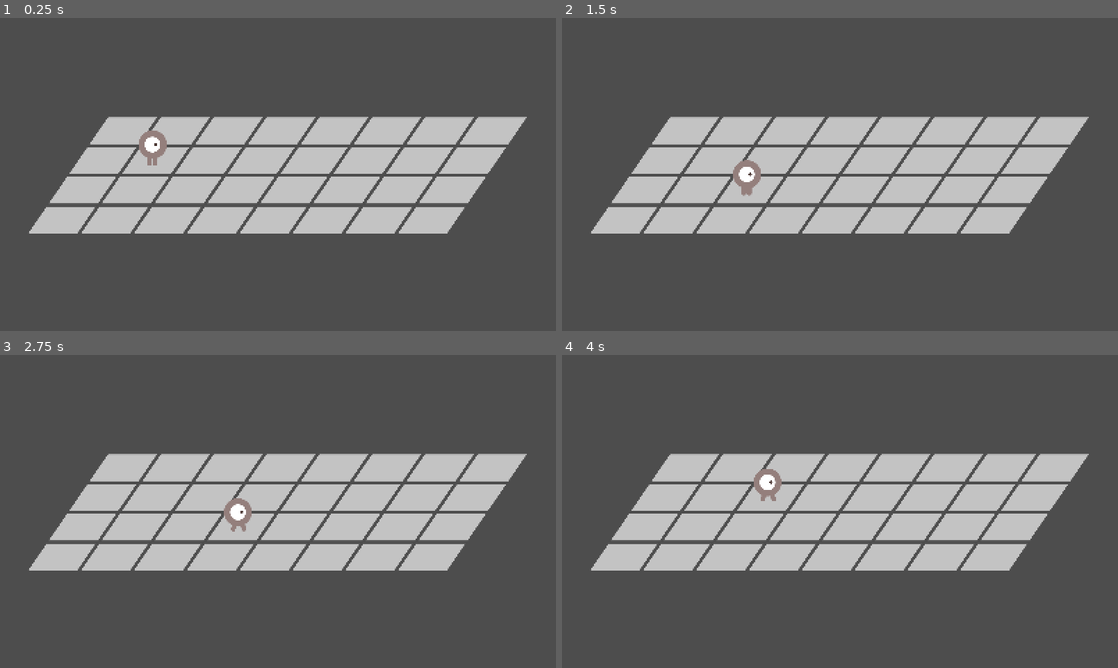
Above: before the commit, frames 1-4 (two rows, left to right).
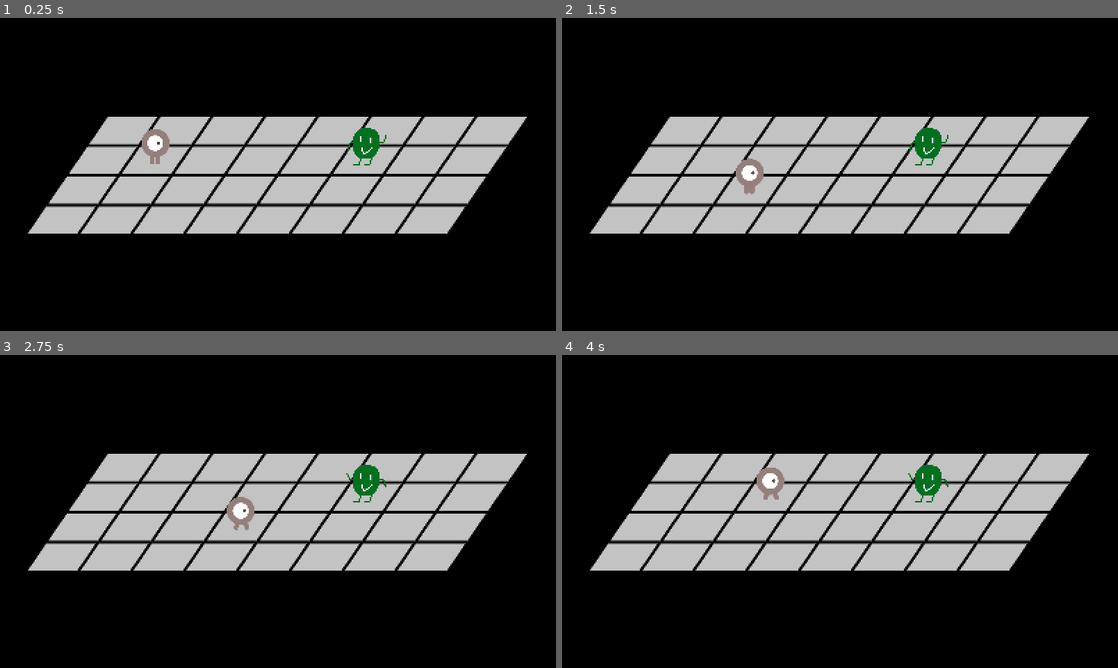
Above: after the commit, the same moments.

Repository: LanceFyre99/Graphics-Game-Project
Game: Godot game, scene res://Level/Level.tscn
Two runs of this game, one before a commit and one after it. Both use one fixed random seed, a clock stepped at 60 frames per second and the inputs below.
Inputs:
- Up to frame 1 (0.25 s): no input
- Up to frame 2 (1.5 s): tap Enter at 0.5 s; hold Right (move_right) 0.53-1.28 s; tap Space at 1.25 s; hold Down (move_down) from 1.28 s (still down)
- Up to frame 3 (2.75 s): tap Enter at 2 s; release Down (move_down) at 2.03 s; hold Right (move_right) from 2.03 s (still down)
- Up to frame 4 (4 s): tap Space at 2.75 s; release Right (move_right) at 2.78 s; hold Up (move_up) 2.78-3.53 s; tap Enter at 3.5 s; hold Left (move_left) from 3.53 s (still down)

The runs differ from the first frame. In frame 1, 76% of the frame differs, in the area x 0-100%, y 0-100%; in frame 2, 76%; in frame 3, 76%; in frame 4, 76%.

Commit message:
Basic enemy spawning + various assets

Diff:
--- a/Level/Level.tscn
+++ b/Level/Level.tscn
@@ -1,9 +1,12 @@
-[gd_scene load_steps=8 format=4 uid="uid://8outq1w00o8h"]
+[gd_scene load_steps=11 format=4 uid="uid://8outq1w00o8h"]
 
+[ext_resource type="Script" uid="uid://bef0qoda5gboa" path="res://Level/screen_origin.gd" id="1_6lumq"]
 [ext_resource type="Texture2D" uid="uid://bdlqaiftptdcl" path="res://Sprites/tile.png" id="1_i5eh5"]
 [ext_resource type="Script" uid="uid://1rajiv8msiak" path="res://Level/player.gd" id="2_i5eh5"]
 [ext_resource type="Texture2D" uid="uid://v1rg82ej7hws" path="res://Sprites/playerGrey_walk1.png" id="3_u0wck"]
 [ext_resource type="Texture2D" uid="uid://cbmrn5ikxlby2" path="res://Sprites/playerGrey_walk2.png" id="4_j3llj"]
+[ext_resource type="PackedScene" uid="uid://bm2lkqk6ekxd2" path="res://bert.tscn" id="7_chl2c"]
+[ext_resource type="PackedScene" uid="uid://ci468u78q2cxa" path="res://goob.tscn" id="8_wp1u0"]
 
 [sub_resource type="TileSetAtlasSource" id="TileSetAtlasSource_2nifc"]
 texture = ExtResource("1_i5eh5")
@@ -31,20 +34,36 @@
 
 [node name="Root" type="Node"]
 
+[node name="Music" type="AudioStreamPlayer" parent="."]
+
 [node name="ScreenOrigin" type="Node2D" parent="."]
+script = ExtResource("1_6lumq")
+bert_scene = ExtResource("7_chl2c")
+
+[node name="CrappyBlackBackground" type="Polygon2D" parent="ScreenOrigin"]
+color = Color(0, 0, 0, 1)
+polygon = PackedVector2Array(-80, 944, 1648, 952, 1648, -40, -99, -62)
 
 [node name="BattleGrid" type="TileMapLayer" parent="ScreenOrigin"]
-position = Vector2(308.31, 281.195)
+position = Vector2(308, 281)
 scale = Vector2(0.8, 0.8)
 skew = 0.602139
 tile_map_data = PackedByteArray("AAACAAMAAQAAAAAAAAACAAIAAQAAAAAAAAACAAEAAQAAAAAAAAADAAEAAQAAAAAAAAAEAAEAAQAAAAAAAAAFAA …(432 unchanged characters)…
 tile_set = SubResource("TileSet_wkftn")
 
 [node name="Player" type="Area2D" parent="ScreenOrigin"]
+position = Vector2(447, 410)
 script = ExtResource("2_i5eh5")
 
 [node name="PlayerSprite" type="AnimatedSprite2D" parent="ScreenOrigin/Player"]
-position = Vector2(447, 409)
 scale = Vector2(0.75, 0.75)
 sprite_frames = SubResource("SpriteFrames_6lumq")
-offset = Vector2(13.53, -21.64)
+offset = Vector2(0, -52.825)
+
+[node name="Bert" parent="ScreenOrigin" instance=ExtResource("7_chl2c")]
+position = Vector2(-149, -81)
+
+[node name="Goob" parent="ScreenOrigin" instance=ExtResource("8_wp1u0")]
+position = Vector2(-289, -69)
+
+[connection signal="move" from="ScreenOrigin/Player" to="ScreenOrigin" method="_on_player_move"]
--- /dev/null
+++ b/Level/bert.gd
@@ -0,0 +1 @@
+extends "res://Level/enemies.gd"
--- /dev/null
+++ b/Level/enemies.gd
@@ -0,0 +1,45 @@
+extends Node2D
+
+class_name Enemy
+
+var grid
+var sprite
+var player
+var origin
+var current_frame = 0
+var active = false
+var grid_pos = Vector2(-100, -100)
+#active should always be set to true upon instantiating a new enemy
+#grid_pos should always be set to something valid upon instantiating a new enemy
+
+func _ready():
+	#get nodes for reference
+	origin = get_node("..")
+	grid = get_node("../BattleGrid")
+	player = get_node("../Player")
+	sprite = $Sprite
+
+	if active:
+		#link to origin signals
+		origin.enemy_move.connect(_on_enemy_move)
+		update_pos()
+
+
+func _on_enemy_move():
+	beat_step()
+
+
+func beat_step():
+	frame_advance()
+	update_pos()
+
+
+func frame_advance():
+	#default 2-frame animation behavior
+	current_frame = (current_frame + 1) % 2
+	sprite.frame = current_frame
+
+
+func update_pos():
+	#default repositioning behavior
+	position = grid.to_global(grid.map_to_local(Vector2(grid_pos[0], grid_pos[1])))
--- /dev/null
+++ b/Level/goob.gd
@@ -0,0 +1 @@
+extends Node2D
--- a/Level/player.gd
+++ b/Level/player.gd
@@ -3,12 +3,16 @@
 var grid
 var sprite
 var current_frame = 0
-var grid_pos = Vector2(1, 1)
+@export var grid_pos = Vector2(1, 1)
+
+signal move
+signal damaged
 
 func _ready():
 	grid = get_node("../BattleGrid")
 	sprite = $PlayerSprite
 	update_pos()
+	print(global_position)
 
 
 func _process(delta):
@@ -45,6 +49,7 @@
 func beat_step():
 	frame_advance()
 	update_pos()
+	move.emit()
 
 
 func frame_advance():
@@ -53,7 +58,7 @@
 
 
 func update_pos():
-	position = grid.to_global(grid.map_to_local(Vector2(grid_pos[0] - 5, grid_pos[1] - 5)))
+	position = grid.to_global(grid.map_to_local(Vector2(grid_pos[0], grid_pos[1])))
 
 func edge():
 	print("bunp")
--- /dev/null
+++ b/Level/screen_origin.gd
@@ -0,0 +1,21 @@
+extends Node2D
+
+@export var bert_scene: PackedScene
+
+signal attack_move
+signal enemy_move
+
+func _ready():
+	spawn_bert()
+
+func _on_player_move():
+	attack_move.emit()
+	enemy_move.emit()
+
+func spawn_bert():
+	var bert = bert_scene.instantiate()
+
+	bert.grid_pos = Vector2(5, 1)
+	bert.active = true
+
+	add_child(bert)
--- /dev/null
+++ b/bert.tscn
@@ -0,0 +1,30 @@
+[gd_scene load_steps=6 format=3 uid="uid://bm2lkqk6ekxd2"]
+
+[ext_resource type="Script" uid="uid://775c5pxcx2w2" path="res://Level/bert.gd" id="1_15gvk"]
+[ext_resource type="Texture2D" uid="uid://cnt4dxtnbi1kg" path="res://Sprites/Bert1.png" id="2_2dct6"]
+[ext_resource type="Texture2D" uid="uid://cw8rbju08mpff" path="res://Sprites/Bert2.png" id="3_bbt0u"]
+[ext_resource type="Texture2D" uid="uid://cs6wq323j0ygt" path="res://Sprites/BertShoot.png" id="4_54yvs"]
+
+[sub_resource type="SpriteFrames" id="SpriteFrames_6fg3j"]
+animations = [{
+"frames": [{
+"duration": 1.0,
+"texture": ExtResource("2_2dct6")
+}, {
+"duration": 1.0,
+"texture": ExtResource("3_bbt0u")
+}, {
+"duration": 1.0,
+"texture": ExtResource("4_54yvs")
+}],
+"loop": true,
+"name": &"default",
+"speed": 5.0
+}]
+
+[node name="Bert" type="Area2D"]
+script = ExtResource("1_15gvk")
+
+[node name="Sprite" type="AnimatedSprite2D" parent="."]
+sprite_frames = SubResource("SpriteFrames_6fg3j")
+offset = Vector2(0, -67)
--- /dev/null
+++ b/goob.tscn
@@ -0,0 +1,22 @@
+[gd_scene load_steps=4 format=3 uid="uid://ci468u78q2cxa"]
+
+[ext_resource type="Script" uid="uid://dyxyluodhinx2" path="res://Level/goob.gd" id="1_ix1jv"]
+[ext_resource type="Texture2D" uid="uid://dj4pmlujtfv1x" path="res://Sprites/Goob.png" id="2_c8ekt"]
+
+[sub_resource type="SpriteFrames" id="SpriteFrames_chl2c"]
+animations = [{
+"frames": [{
+"duration": 1.0,
+"texture": ExtResource("2_c8ekt")
+}],
+"loop": true,
+"name": &"default",
+"speed": 5.0
+}]
+
+[node name="Goob" type="Area2D"]
+script = ExtResource("1_ix1jv")
+
+[node name="Sprite" type="AnimatedSprite2D" parent="."]
+sprite_frames = SubResource("SpriteFrames_chl2c")
+offset = Vector2(0, -67)
--- a/project.godot
+++ b/project.godot
@@ -12,7 +12,7 @@
 
 config/name="Sing The Electric"
 run/main_scene="uid://8outq1w00o8h"
-config/features=PackedStringArray("4.4", "C#", "Forward Plus")
+config/features=PackedStringArray("4.4", "Forward Plus")
 config/icon="res://icon.svg"
 
 [display]
Not shown, added: Level/bert.gd.uid
Not shown, added: Level/enemies.gd.uid
Not shown, added: Level/goob.gd.uid
Not shown, added: Level/screen_origin.gd.uid
Binary file added: Sprites/Bert1.png
Not shown, added: Sprites/Bert1.png.import
Binary file added: Sprites/Bert2.png
Not shown, added: Sprites/Bert2.png.import
Binary file added: Sprites/BertShoot.png
Not shown, added: Sprites/BertShoot.png.import
Binary file added: Sprites/Goob.png
Not shown, added: Sprites/Goob.png.import
